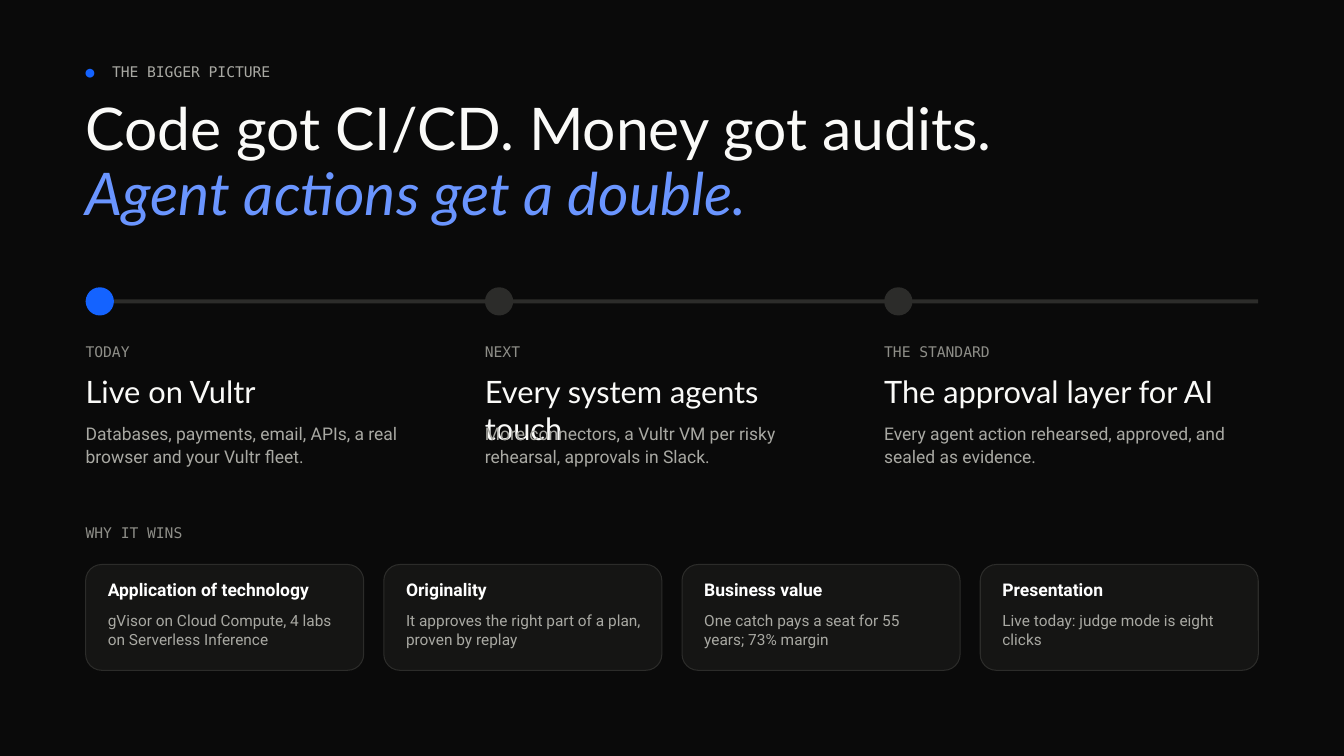
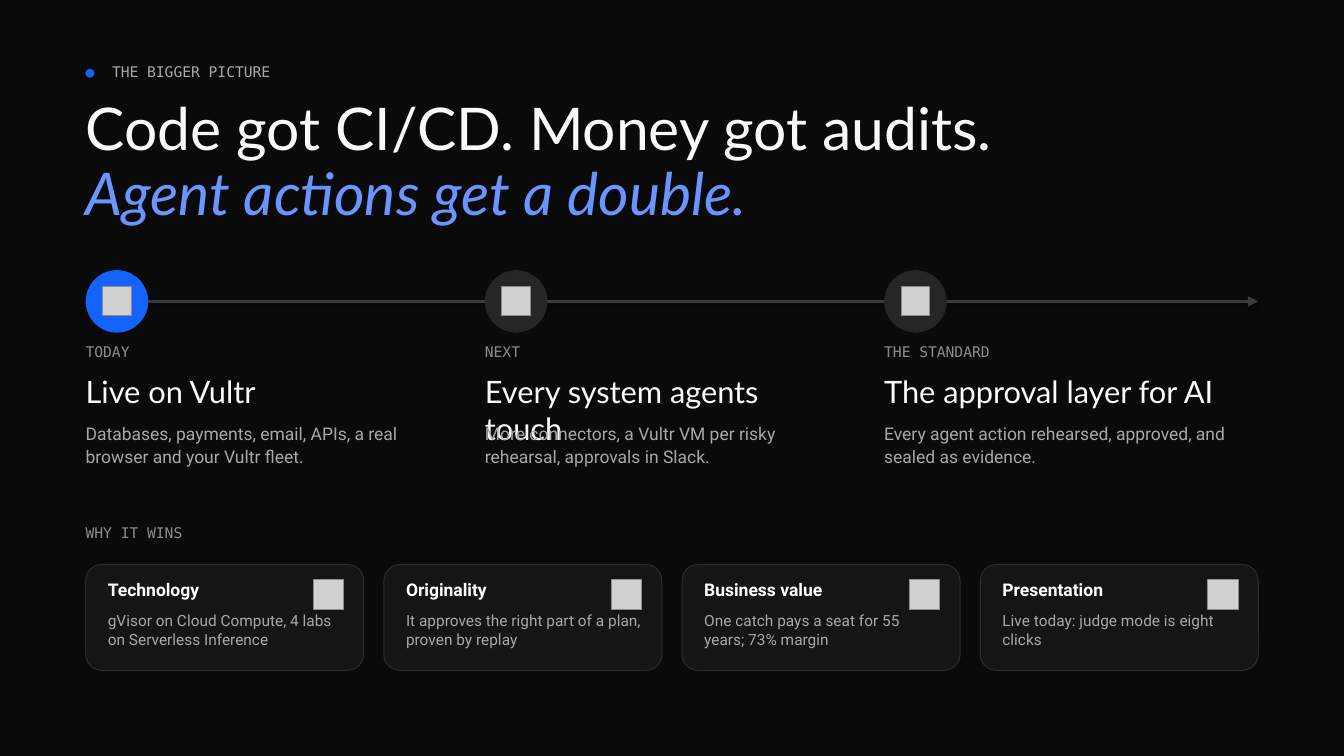
Before and after one commit to vidigoat/stunt-double, a slide deck: slide 10 of presentation/StuntDouble.pptx. Drawn at 1344x756 pixels with LibreOffice and Linux fonts; fonts in the diff are those of the drawing; grey boxes stand for pictures. Boxes give left, top, right and bottom in pixels: in the first picture for what was removed or moved away, otherwise in the second. Text is boxed around its words. In the diff, an @@ line names an element or a change of style, - is before the commit and + after.

```diff
--- a/presentation/StuntDouble.pptx
+++ b/presentation/StuntDouble.pptx
@@ ellipse: place and size @@
-ellipse at [86,287,114,316]
+ellipse at [86,270,148,333]
@@ rectangle removed at [86,299,1258,303] @@
@@ picture added at [103,287,132,317] @@
@@ ellipse at [485,270,547,333]: fill #2C2C2A to #262624 @@
@@ ellipse: place and size @@
-ellipse at [485,287,513,316]
+ellipse at [485,270,547,333]
@@ picture added at [502,287,531,317] @@
@@ ellipse: place and size @@
-ellipse at [884,287,912,316]
+ellipse at [884,270,947,333]
@@ ellipse at [884,270,947,333]: fill #2C2C2A to #262624 @@
@@ picture added at [901,287,931,317] @@
@@ arrow added from (116, 301) to (1258, 301), #3A3A38 2.5 pt @@
@@ text at [108,583,199,600]: text changed @@
-Application of technology
+Technology
@@ picture added at [314,580,344,610] @@
@@ picture added at [612,580,642,610] @@
@@ picture added at [909,580,940,610] @@
@@ picture added at [1208,580,1238,610] @@
```
Also in this commit, not shown: 6 other slides changed, 24 other files.
